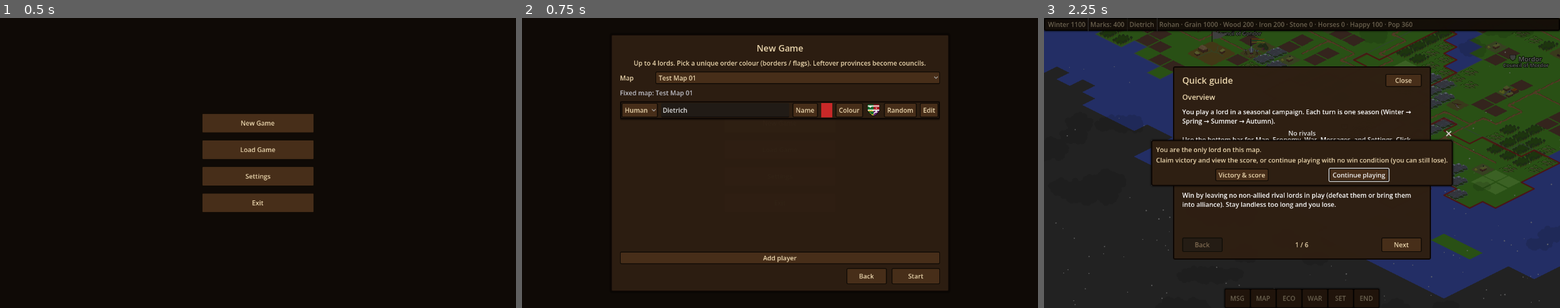
Above: before the commit, frames 1-3 (left to right).
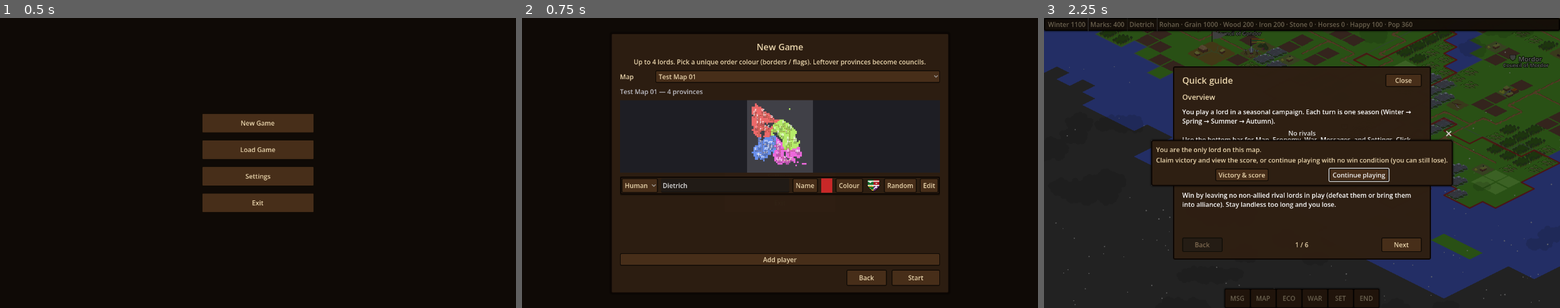
Above: after the commit, the same moments.

Repository: Charckle/strategemata_medieval
Game: Godot game, scene res://menus/main_menu/main_menu.tscn
Same seed, same stepped clock (60 frames per second), same inputs: the game is played once before the commit and once after it.
Inputs:
- Up to frame 1 (0.5 s): no input
- Up to frame 2 (0.75 s): click "New Game" at 0.5 s
- Up to frame 3 (2.25 s): click "New Game" at 1.25 s; click "Start" at 2 s

Frame 1 is identical in both runs. In frame 2, 11% of the frame differs, in the area x 17-83%, y 5-95%; in frame 3, nothing differs.

Commit message:
added previews

Diff:
--- /dev/null
+++ b/maps/overworld/map_gen/map_matrix_scene_sampler.gd
@@ -0,0 +1,236 @@
+class_name MapMatrixSceneSampler
+extends RefCounted
+
+## Builds a MapMatrix preview from an authored map .tscn without adding it to the tree
+## (no _ready / pathfinding / GUI). Results are cached per path for the session.
+
+const Ops := preload("res://addons/map_painter/map_painter_ops.gd")
+
+static var _cache: Dictionary = {} ## path -> MapMatrix
+
+
+static func clear_cache() -> void:
+	_cache.clear()
+
+
+static func sample_cached(scene_path: String) -> MapMatrix:
+	var path := scene_path.strip_edges()
+	if path.is_empty():
+		return null
+	if _cache.has(path):
+		return _cache[path] as MapMatrix
+	var matrix := sample(path)
+	if matrix != null:
+		_cache[path] = matrix
+	return matrix
+
+
+static func sample(scene_path: String) -> MapMatrix:
+	var packed: PackedScene = load(scene_path)
+	if packed == null:
+		push_error("MapMatrixSceneSampler: failed to load %s" % scene_path)
+		return null
+	var map_root: Node = packed.instantiate()
+	var matrix := _from_instance(map_root)
+	map_root.free()
+	return matrix
+
+
+static func _from_instance(map_root: Node) -> MapMatrix:
+	if not Ops.is_map_root(map_root):
+		push_error("MapMatrixSceneSampler: not a map root")
+		return null
+	var ground := Ops.get_ground_layer(map_root)
+	var roads := Ops.get_roads_layer(map_root)
+	if ground == null:
+		return null
+
+	var used: Array[Vector2i] = ground.get_used_cells()
+	if used.is_empty():
+		return null
+	var min_c := used[0]
+	var max_c := used[0]
+	for c in used:
+		min_c = Vector2i(mini(min_c.x, c.x), mini(min_c.y, c.y))
+		max_c = Vector2i(maxi(max_c.x, c.x), maxi(max_c.y, c.y))
+	var width := max_c.x - min_c.x + 1
+	var height := max_c.y - min_c.y + 1
+
+	var provinces := Ops.list_provinces(map_root)
+	var matrix := MapMatrix.new(width, height, provinces.size())
+	matrix.seed_used = 0
+
+	## Terrain + land mask (exclude sea — stays gray INVALID in preview).
+	var land: Dictionary = {}
+	for c in used:
+		var local := c - min_c
+		var atlas := ground.get_cell_atlas_coords(c)
+		matrix.set_terrain(local, _terrain_from_atlas(atlas))
+		if atlas == Vector2i(0, 1):
+			continue
+		land[local] = true
+
+	if roads != null:
+		for c in roads.get_used_cells():
+			var local := c - min_c
+			if matrix.in_bounds(local):
+				matrix.set_road(local, true)
+
+	## Plots + province seeds from buildings.
+	var seeds: Array = [] ## Array of {pid, cell}
+	for pid in provinces.size():
+		var prov: Node = provinces[pid]
+		var seat := Vector2i(-1, -1)
+		for container_name in ["settlements", "fields", "economy", "defense"]:
+			var container := prov.get_node_or_null(container_name)
+			if container == null:
+				continue
+			for child in container.get_children():
+				if not (child is Node2D):
+					continue
+				var kind := _plot_kind_for(child)
+				if kind < 0:
+					continue
+				var origin := _building_origin_cell(ground, child as Node2D, min_c)
+				if not matrix.in_bounds(origin):
+					continue
+				var size := MapMatrix.plot_footprint_size(kind)
+				matrix.plots.append({
+					"kind": kind,
+					"province_id": pid,
+					"origin": origin,
+					"size": size,
+				})
+				for foot in matrix.footprint_cells(origin, size):
+					if matrix.in_bounds(foot):
+						seeds.append({"pid": pid, "cell": foot})
+				if kind == MapMatrix.PlotKind.TOWN or kind == MapMatrix.PlotKind.CASTLE:
+					if seat.x < 0:
+						seat = origin
+		if seat.x < 0 and not seeds.is_empty():
+			## Fallback: first seed of this province.
+			for s in seeds:
+				if int(s["pid"]) == pid:
+					seat = s["cell"]
+					break
+		if pid < matrix.seats.size():
+			matrix.seats[pid] = seat
+
+	_assign_provinces_flood(matrix, seeds, land)
+	return matrix
+
+
+static func _terrain_from_atlas(atlas: Vector2i) -> int:
+	match atlas:
+		Vector2i(2, 6):
+			return MapMatrix.Terrain.HILLS
+		Vector2i(1, 6):
+			return MapMatrix.Terrain.MOUNTAINS
+		Vector2i(0, 6):
+			return MapMatrix.Terrain.TREES
+		_:
+			return MapMatrix.Terrain.GRASS
+
+
+static func _plot_kind_for(node: Node) -> int:
+	var script_path := ""
+	if node.get_script():
+		script_path = str(node.get_script().resource_path)
+	if script_path.ends_with("town.gd"):
+		return MapMatrix.PlotKind.TOWN
+	if script_path.ends_with("village.gd"):
+		return MapMatrix.PlotKind.VILLAGE
+	if script_path.ends_with("castle.gd"):
+		return MapMatrix.PlotKind.CASTLE
+	if script_path.ends_with("field.gd"):
+		return MapMatrix.PlotKind.FIELD
+	if script_path.ends_with("basic_building.gd"):
+		var slot := int(node.get("slot_kind")) if node.get("slot_kind") != null else 0
+		## Preview treats any deposit pad as DEPOSIT_RANDOM (same letter).
+		if slot == 1:
+			return MapMatrix.PlotKind.DEPOSIT_RANDOM
+		return MapMatrix.PlotKind.ECONOMY_EMPTY
+	return -1
+
+
+static func _is_2x2_script(node: Node) -> bool:
+	## Prefer script path — avoid pathfinding helpers that expect a live tree.
+	if node.get_script():
+		var script_path := str(node.get_script().resource_path)
+		return script_path.ends_with("town.gd") or script_path.ends_with("castle.gd")
+	return false
+
+
+static func _building_origin_cell(
+	ground: TileMapLayer, building: Node2D, min_c: Vector2i
+) -> Vector2i:
+	var is_2x2 := _is_2x2_script(building)
+	var offset := Ops.CELL_OFFSET_2X2 if is_2x2 else Ops.CELL_OFFSET_1X1
+	var center: Vector2 = building.global_position + offset
+	var cell := Ops.world_to_cell(ground, center)
+	return cell - min_c
+
+
+static func _assign_provinces_flood(
+	matrix: MapMatrix, seeds: Array, land: Dictionary
+) -> void:
+	if matrix.province_count <= 0:
+		return
+	## Clear non-land / reset, then multi-source BFS from building footprints.
+	for y in matrix.height:
+		for x in matrix.width:
+			var c := Vector2i(x, y)
+			if land.has(c):
+				matrix.set_cell(c, MapMatrix.INVALID)
+			else:
+				matrix.set_cell(c, MapMatrix.INVALID)
+
+	var queue: Array[Vector2i] = []
+	var seen: Dictionary = {}
+	for s in seeds:
+		var cell: Vector2i = s["cell"]
+		var pid: int = int(s["pid"])
+		if not matrix.in_bounds(cell) or not land.has(cell):
+			continue
+		if seen.has(cell):
+			continue
+		seen[cell] = true
+		matrix.set_cell(cell, pid)
+		queue.append(cell)
+
+	var dirs: Array[Vector2i] = [
+		Vector2i(1, 0), Vector2i(-1, 0), Vector2i(0, 1), Vector2i(0, -1)
+	]
+	var q_i := 0
+	while q_i < queue.size():
+		var c: Vector2i = queue[q_i]
+		q_i += 1
+		var owner := matrix.get_cell(c)
+		for dir in dirs:
+			var n: Vector2i = c + dir
+			if seen.has(n) or not land.has(n):
+				continue
+			seen[n] = true
+			matrix.set_cell(n, owner)
+			queue.append(n)
+
+	## Any leftover land (no buildings reached) → nearest province by seat, else 0.
+	for y in matrix.height:
+		for x in matrix.width:
+			var c := Vector2i(x, y)
+			if not land.has(c):
+				continue
+			if matrix.get_cell(c) != MapMatrix.INVALID:
+				continue
+			var best := 0
+			var best_d := 0x7fffffff
+			for pid in matrix.province_count:
+				var seat: Vector2i = matrix.seats[pid]
+				if seat.x < 0:
+					continue
+				var d := c - seat
+				var dist := d.x * d.x + d.y * d.y
+				if dist < best_d:
+					best_d = dist
+					best = pid
+			matrix.set_cell(c, best)
--- a/menus/main_menu/new_game_pan.gd
+++ b/menus/main_menu/new_game_pan.gd
@@ -58,8 +58,6 @@
 		## Default: Test Map 01 (fast open). Random generates on demand.
 		_map_opt.select(1)
 	_preview_matrix = null
-	if _preview != null and _preview.has_method("set_matrix"):
-		_preview.set_matrix(null)
 	_refresh_map_controls()
 	_apply_fixed_map_ui()
 
@@ -497,9 +495,6 @@
 	else:
 		## Leaving Random cancels any in-flight generation.
 		_cancel_generation()
-		_preview_matrix = null
-		if _preview != null and _preview.has_method("set_matrix"):
-			_preview.set_matrix(null)
 		_apply_fixed_map_ui()
 
 
@@ -517,8 +512,9 @@
 	var random := _is_random_map()
 	if _province_row != null:
 		_province_row.visible = random
+	## Preview stays visible for authored maps too (square cache).
 	if _preview != null:
-		_preview.visible = random
+		_preview.visible = true
 	if _reroll_map_btn != null:
 		_reroll_map_btn.visible = random
 
@@ -526,9 +522,18 @@
 func _apply_fixed_map_ui() -> void:
 	_gen_loading = false
 	_set_gen_controls_enabled(true)
-	_preview_status.text = "Fixed map: Test Map 01"
-	_preview_status.add_theme_color_override("font_color", Color(0.75, 0.75, 0.78))
-	_start_btn.disabled = false
+	var matrix := MapMatrixSceneSampler.sample_cached(GlobalSet.TEST_MAP_01)
+	_preview_matrix = matrix
+	if _preview != null and _preview.has_method("set_matrix"):
+		_preview.set_matrix(matrix)
+	if matrix != null:
+		_preview_status.text = "Test Map 01 — %d provinces" % matrix.province_count
+		_preview_status.add_theme_color_override("font_color", Color(0.75, 0.75, 0.78))
+		_start_btn.disabled = false
+	else:
+		_preview_status.text = "Test Map 01 — preview unavailable"
+		_preview_status.add_theme_color_override("font_color", Color(0.95, 0.55, 0.35))
+		_start_btn.disabled = false
 
 
 func _set_gen_controls_enabled(enabled: bool) -> void:
Not shown, added: maps/overworld/map_gen/map_matrix_scene_sampler.gd.uid
